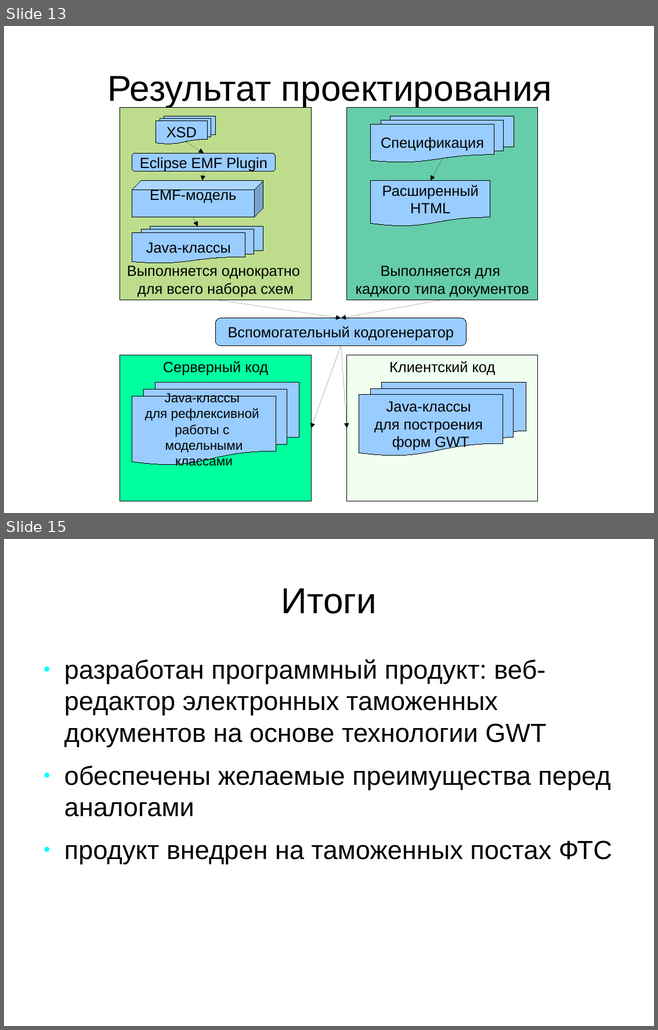
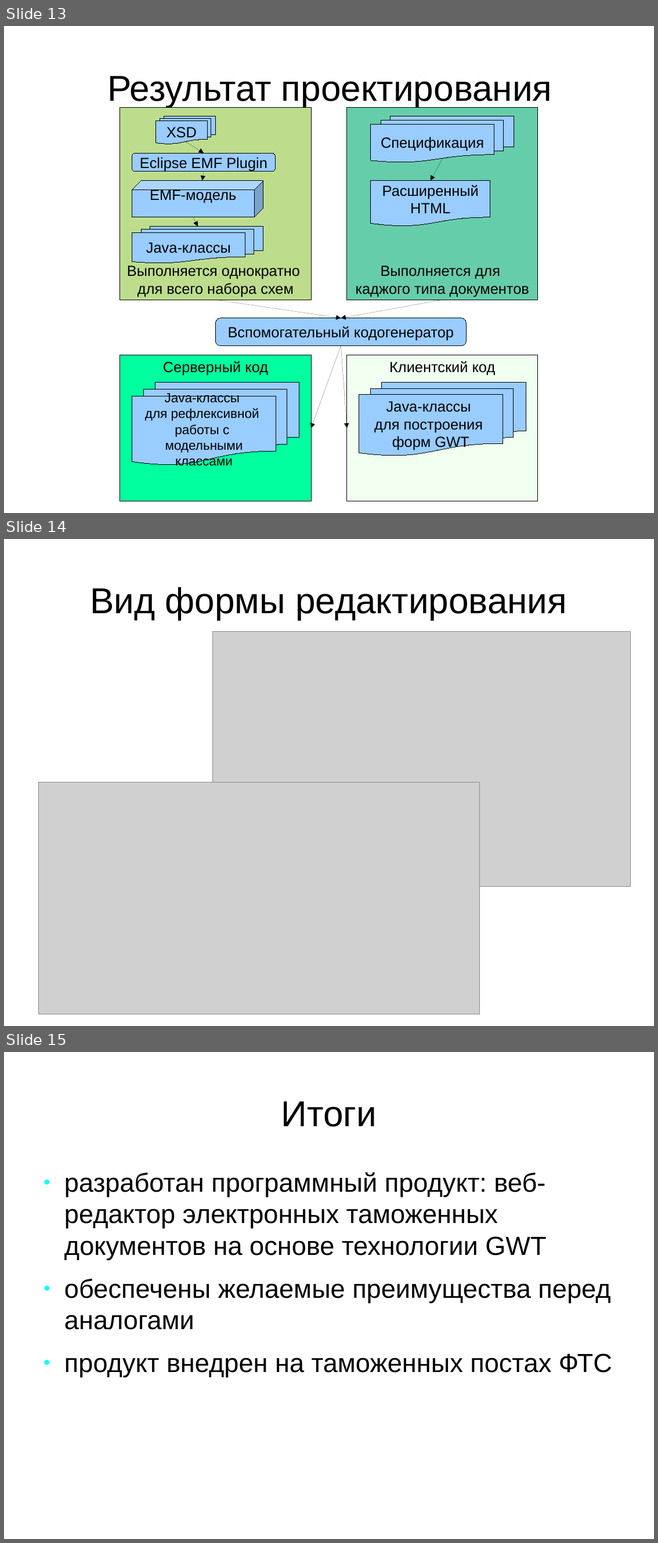
Before and after one commit to aeremenok/a-team-777, a slide deck: diploma/eav/diploma/demo.odp. Shown one above the other, each under a label of ours: slides 13 and 15 before the commit, slides 13, 14 and 15 after it; the slides between them are not shown. The pictures are 658x1030 and 658x1543 pixels, drawn with LibreOffice and Linux fonts; fonts in the diff are those of the drawing; grey boxes stand for pictures. Boxes give left, top, right and bottom in pixels: in the first picture for what was removed or moved away, otherwise in the second. Text is boxed around its words. In the diff, an @@ line names an element or a change of style, - is before the commit and + after.

```diff
--- a/diploma/eav/diploma/demo.odp
+++ b/diploma/eav/diploma/demo.odp
@@ slide 14 added at box(4, 539, 654, 1026), background #FFFFFF @@
@@ title added at box(90, 587, 567, 620), 44 pt, text #000000 @@
+Вид формы редактирования
@@ picture added at box(213, 632, 630, 887) @@
@@ picture added at box(39, 783, 480, 1015) @@
```
Also in this commit, not shown: 2 slides changed, 1 slide removed, 1 other file.
